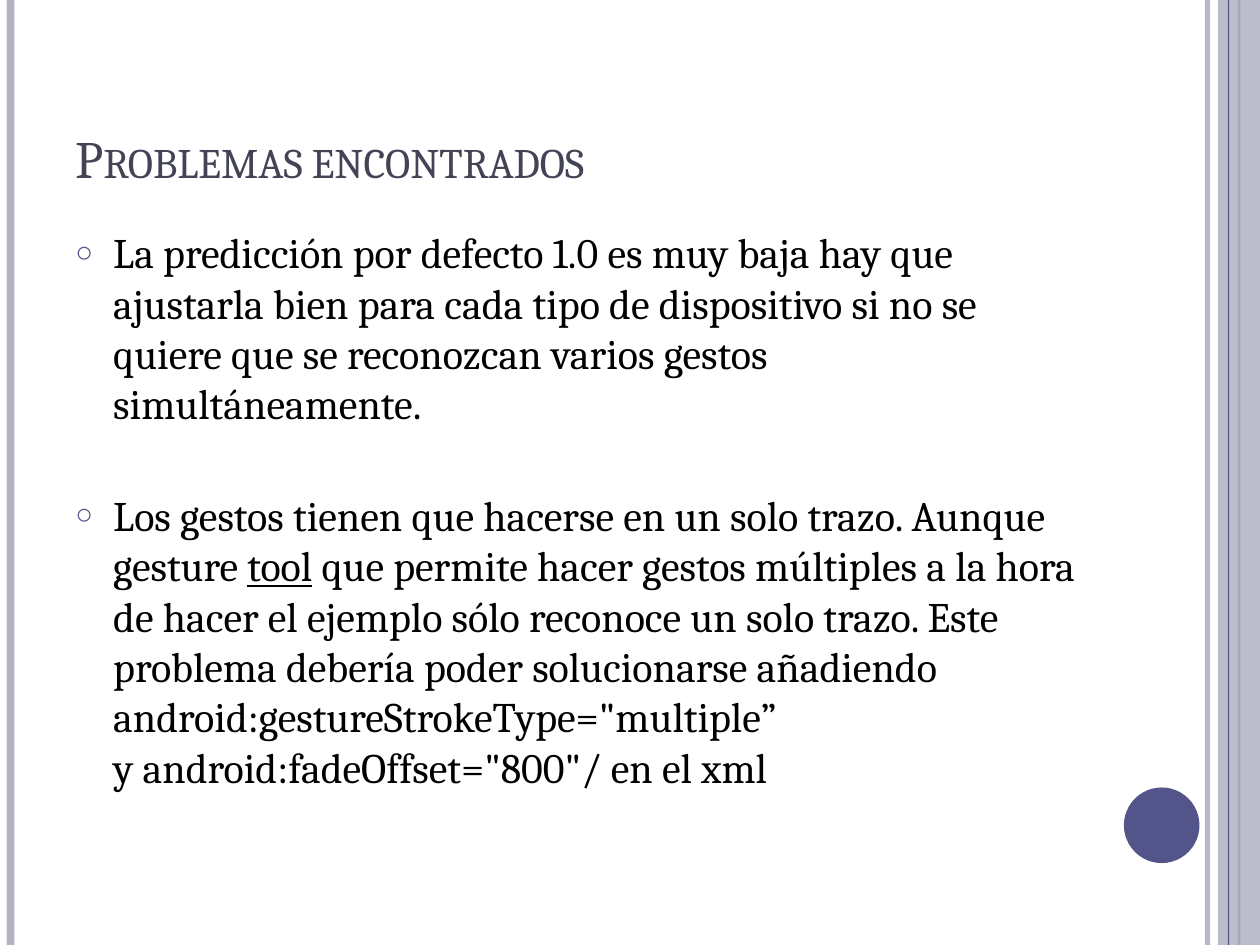
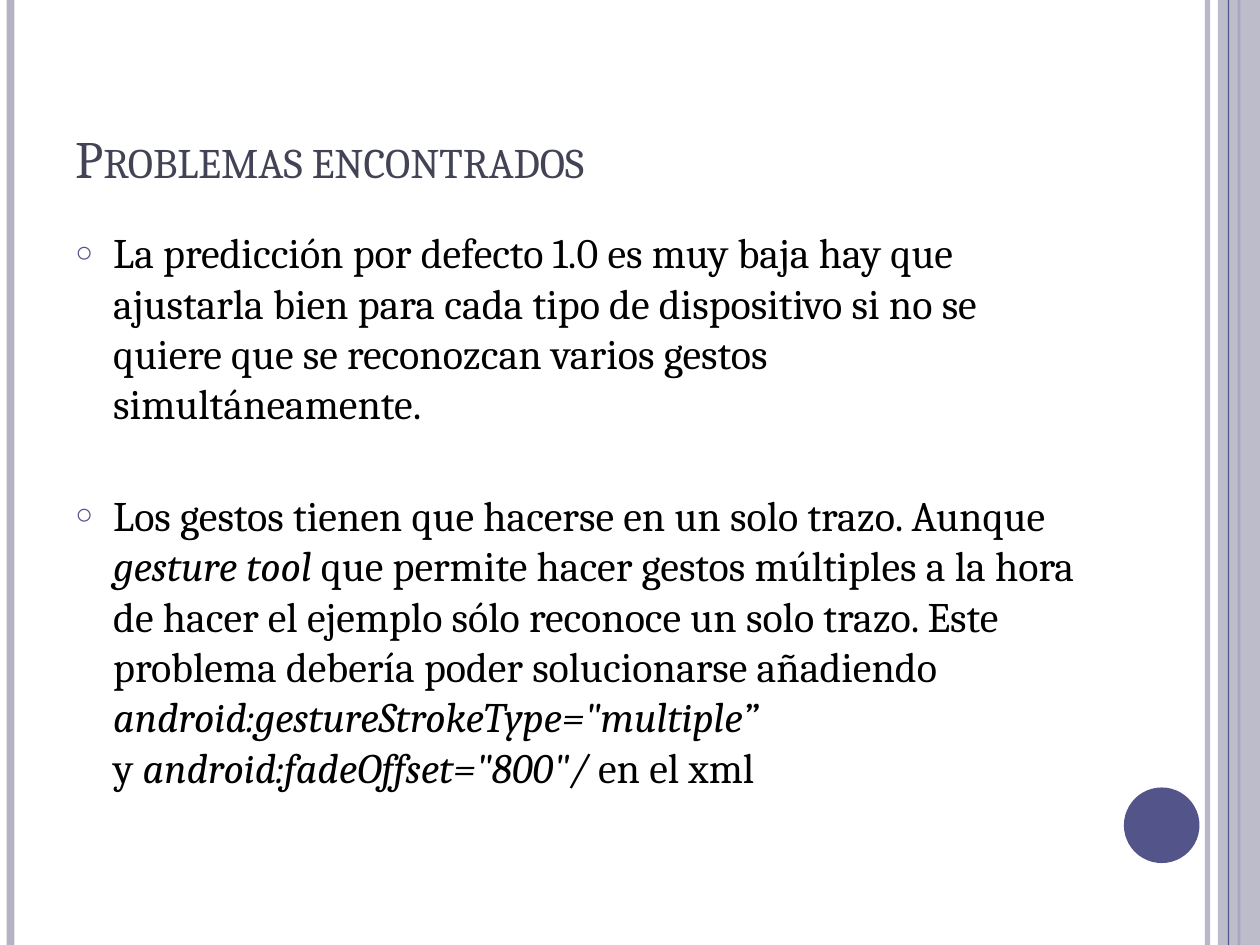
Before and after one commit to Jick9536/NPI-P3, a slide deck: slide 12 of NPI- Práctica 3_2.pptx. Drawn at 1260x945 pixels with LibreOffice and Linux fonts; fonts in the diff are those of the drawing. Boxes give left, top, right and bottom in pixels: in the first picture for what was removed or moved away, otherwise in the second. Text is boxed around its words. In the diff, an @@ line names an element or a change of style, - is before the commit and + after.

```diff
--- a/NPI- Práctica 3_2.pptx
+++ b/NPI- Práctica 3_2.pptx
@@ text at box(113, 501, 1074, 793): italic on in "gesture tool android:gestureStrokeType="multiple” android:fa ..."; underline off in "tool" @@
```
Also in this commit, not shown: 8 other slides changed, 1 other file.
